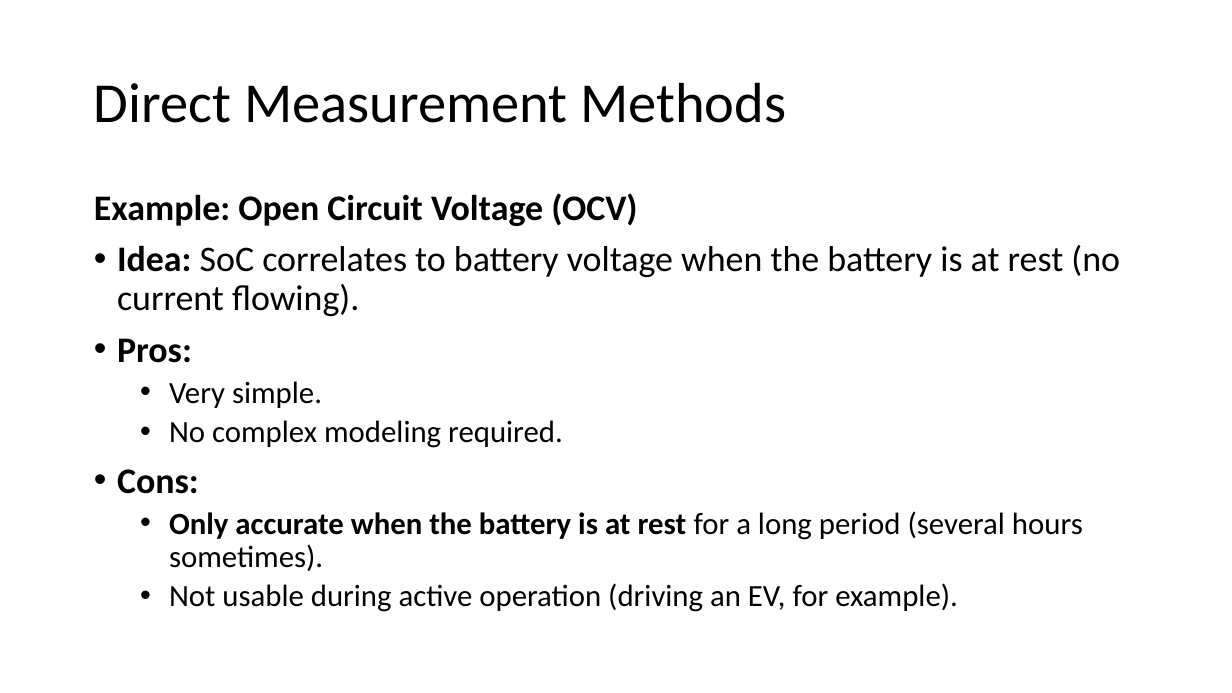
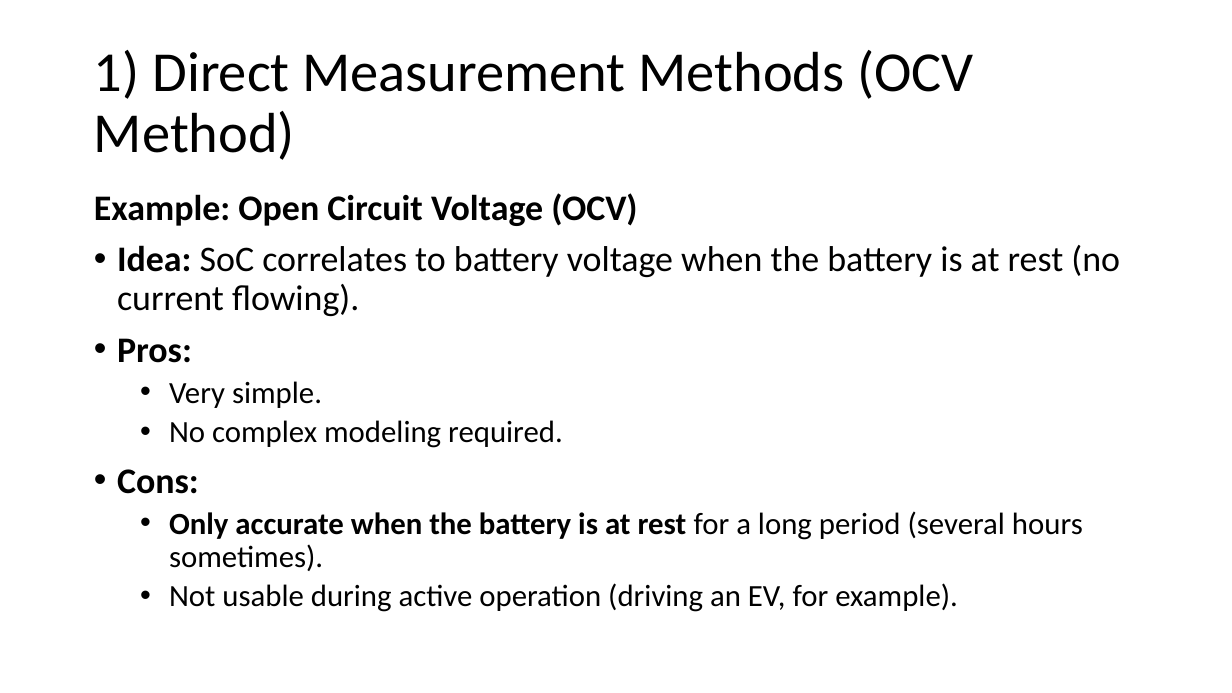
Before and after one commit to DrHammerhead/SoC-estimation, a slide deck: slide 7 of SoC Estimation.pptx (slide 6 before the commit). Drawn at 1232x693 pixels with LibreOffice and Linux fonts; fonts in the diff are those of the drawing. Boxes give left, top, right and bottom in pixels: in the first picture for what was removed or moved away, otherwise in the second. Text is boxed around its words. In the diff, an @@ line names an element or a change of style, - is before the commit and + after.

```diff
--- a/SoC Estimation.pptx
+++ b/SoC Estimation.pptx
@@ title at (x1=94, y1=50, x2=974, y2=160): text changed @@
-Direct Measurement Methods
+1) Direct Measurement Methods (OCV Method)
```
Also in this commit, not shown: 7 other slides changed, 30 slides added.
